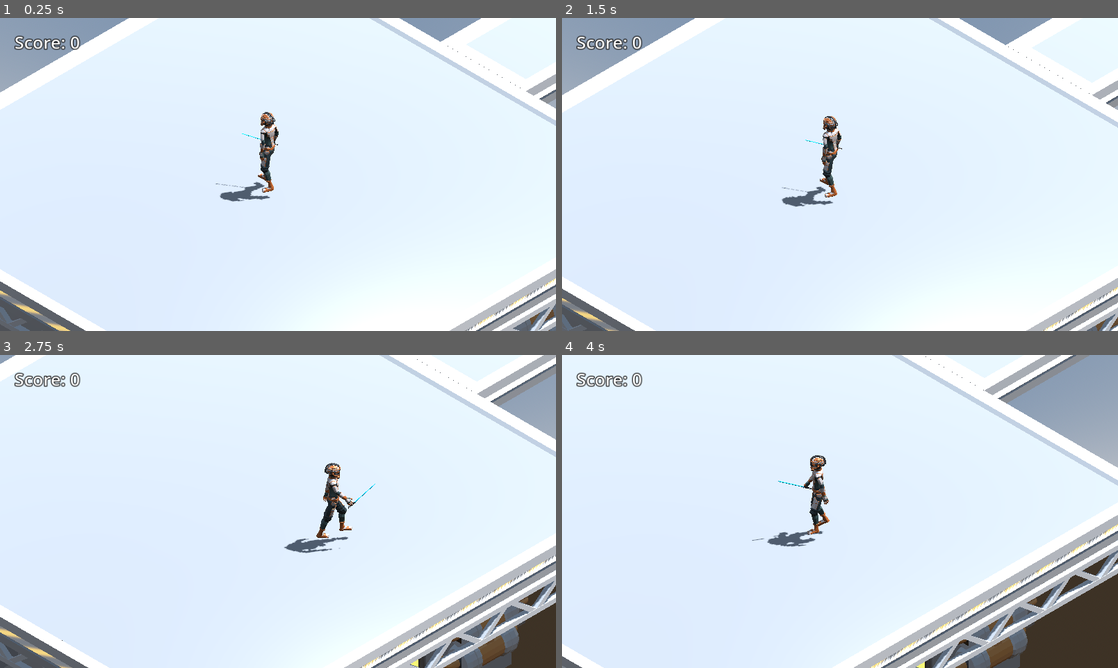
Above: before the commit, frames 1-4 (two rows, left to right).
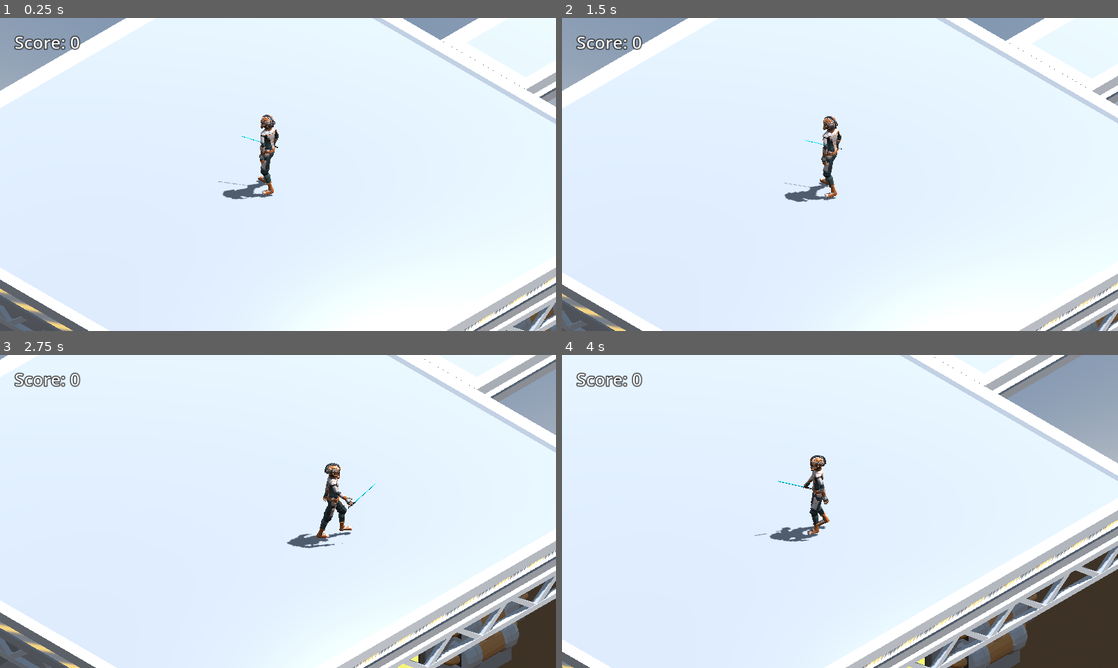
Above: after the commit, the same moments.

Repository: amhndu/chronos-rift
Game: Godot game, scene res://Main.tscn
Two runs of this game, one before a commit and one after it. Both use one fixed random seed, a clock stepped at 60 frames per second and the inputs below.
Inputs (mouse positions are in pixels of both pictures, inside the frame that each line leads up to):
- Up to frame 1 (0.25 s): no input
- Up to frame 2 (1.5 s): move the mouse to (962, 158) at 0.52 s; press the mouse at (962, 158) at 0.53 s; hold Right (move_right) 0.53-1.28 s; tap Space (jump) at 0.77 s; move the mouse to (728, 190) at 1.27 s; release the mouse at (728, 190) at 1.28 s; hold Down (move_back) from 1.28 s (still down); tap Mouse wheel up (zoom_in) at 1.35 s
- Up to frame 3 (2.75 s): tap Space (jump) at 1.52 s; move the mouse to (333, 442) at 2.02 s; release Down (move_back) at 2.03 s; hold Right (move_right) from 2.03 s (still down); hold Mouse wheel down (zoom_out) from 2.03 s (still down)
- Up to frame 4 (4 s): move the mouse to (812, 574) at 2.77 s; release Right (move_right) at 2.78 s; release Mouse wheel down (zoom_out) at 2.78 s; hold Up (move_forward) 2.78-3.53 s; click (812, 574) at 2.85 s; tap Space (jump) at 3.02, 3.77 s; move the mouse to (1006, 558) at 3.52 s; hold Left (move_left) from 3.53 s (still down); hold Mouse wheel up (zoom_in) from 3.53 s (still down)

The runs differ from the first frame. In frame 1, 2.7% of the frame differs, in the area x 0-100%, y 0-100%; in frame 2, 4.3%; in frame 3, 7.9%; in frame 4, 8.9%.
Error in both runs: Invalid access to property or key 'on_mobs_all_cleared' on a base object of type 'null instance'. (res://MobManager.gd:10)

Commit message:
fix: player now touches the ground

Diff:
--- a/PlayerAstronaut.tscn
+++ b/PlayerAstronaut.tscn
@@ -34,7 +34,7 @@
 transform = Transform3D(-0.522216, -0.800994, -0.292744, 0.848446, -0.453278, -0.273274, 0.0861964, -0.391085, 0.916309, -0.00188053, -0.00196923, 0.0090618)
 
 [node name="CollisionShape3D2" type="CollisionShape3D" parent="."]
-transform = Transform3D(2.7, 0, 0, 0, 2.7, 0, 0, 0, 2.7, 0, 2.38883, 0)
+transform = Transform3D(2.7, 0, 0, 0, 2.7, 0, 0, 0, 2.7, 0, 2.73162, 0)
 shape = SubResource("CapsuleShape3D_7hquv")
 
 [editable path="Pivot/player_astronaut_imported"]
